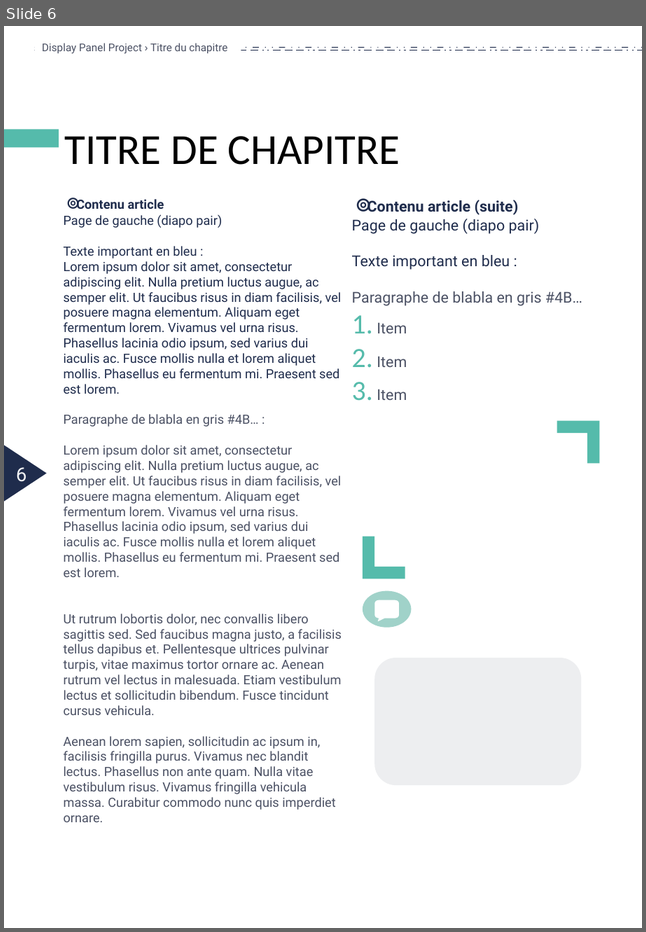
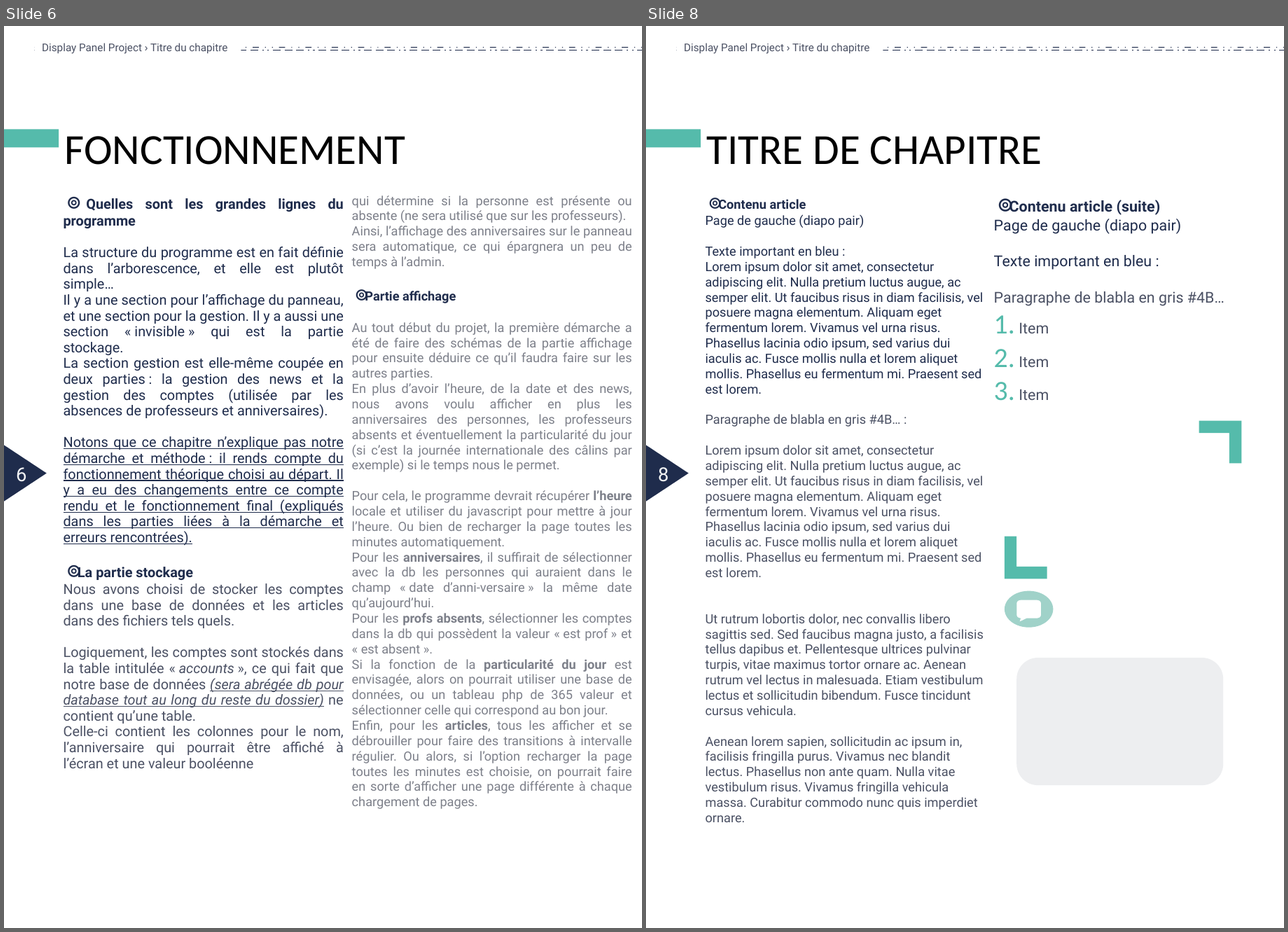
Before and after one commit to LoganTann/panneau, a slide deck: compte-rendu/CR_papier.odp. Shown side by side, each under a label of ours: slide 6 before the commit, slides 6 and 8 after it; the slides between them are not shown. The pictures are 646x932 and 1288x932 pixels, drawn with LibreOffice and Linux fonts; fonts in the diff are those of the drawing. Boxes give left, top, right and bottom in pixels: in the first picture for what was removed or moved away, otherwise in the second. Text is boxed around its words. In the diff, an @@ line names an element or a change of style, - is before the commit and + after.

Commit message:
Ajout de la section fonctionnement

```diff
--- a/compte-rendu/CR_papier.odp
+++ b/compte-rendu/CR_papier.odp
@@ slide 6 added at box(4, 26, 642, 928), background #FFFFFF @@
@@ text added at box(42, 43, 227, 54), 10 pt, text #4B5164 @@
+Display Panel Project › Titre du chapitre
@@ line added from (34, 50) to (642, 50), #1F2C4C 0.79 pt @@
@@ line added from (642, 48) to (34, 48), #1F2C4C 0.79 pt @@
@@ rectangle added at box(4, 130, 59, 148), fill #55BBAB @@
@@ title added at box(65, 136, 405, 165), 40 pt, text #000000 @@
+FONCTIONNEMENT
@@ text added at box(63, 198, 344, 768), 12.9 pt, text #1F2C4C @@
+⌾ Quelles sont les grandes lignes du programme
+La structure du programme est en fait définie dans l’arborescence, et elle est plutôt simple…
+Il y a une section pour l’affichage du panneau, et une section pour la gestion. Il y a aussi une section « invisible » qui est la partie stockage.
+La section gestion est elle-même coupée en deux parties : la gestion des news et la gestion des comptes (utilisée par les absences de professeurs et anniversaires).
+Notons que ce chapitre n’explique pas notre démarche et méthode : il rends compte du fonctionnement théorique choisi au départ. Il y a eu des changements entre ce compte rendu et le fonctionnement final (expliqués dans les parties liées à la démarche et erreurs rencontrées).
+⌾ La partie stockage
+Nous avons choisi de stocker les comptes dans une base de données et les articles dans des fichiers tels quels.
+Logiquement, les comptes sont stockés dans la table intitulée « accounts », ce qui fait que notre base de données (sera abrégée db pour database tout au long du reste du dossier) ne contient qu’une table.
+Celle-ci contient les colonnes pour le nom, l’anniversaire qui pourrait être affiché à l’écran et une valeur booléenne
@@ text added at box(352, 195, 632, 809), 11.9 pt, text #7D808A @@
+qui détermine si la personne est présente ou absente (ne sera utilisé que sur les professeurs).
+Ainsi, l’affichage des anniversaires sur le panneau sera automatique, ce qui épargnera un peu de temps à l’admin.
+⌾ Partie affichage
+Au tout début du projet, la première démarche a été de faire des schémas de la partie affichage pour ensuite déduire ce qu’il faudra faire sur les autres parties.
+En plus d’avoir l’heure, de la date et des news, nous avons voulu afficher en plus les anniversaires des personnes, les professeurs absents et éventuellement la particularité du jour (si c’est la journée internationale des câlins par exemple) si le temps nous le permet.
+Pour cela, le programme devrait récupérer l’heure locale et utiliser du javascript pour mettre à jour l’heure. Ou bien de recharger la page toutes les minutes automatiquement.
+Pour les anniversaires, il suffirait de sélectionner avec la db les personnes qui auraient dans le champ « date d’anni-versaire » la même date qu’aujourd’hui.
+Pour les profs absents, sélectionner les comptes dans la db qui possèdent la valeur « est prof » et « est absent ».
+Si la fonction de la particularité du jour est envisagée, alors on pourrait utiliser une base de données, ou un tableau php de 365 valeur et sélectionner celle qui correspond au bon jour.
+Enfin, pour les articles, tous les afficher et se débrouiller pour faire des transitions à intervalle régulier. Ou alors, si l’option recharger la page toutes les minutes est choisie, on pourrait faire en sorte d’afficher une page différente à chaque chargement de pages.
@@ triangle added at box(4, 445, 47, 501), fill #1F2C4C @@
@@ page number added at box(16, 467, 26, 482), 18 pt, text #F3F4F5 @@
+6
@@ what was slide 6 is now slide 8 @@
@@ page number at box(658, 467, 668, 482): text changed @@
-6
+8
```
Also in this commit, not shown: 2 slides changed, 1 other slide added.
